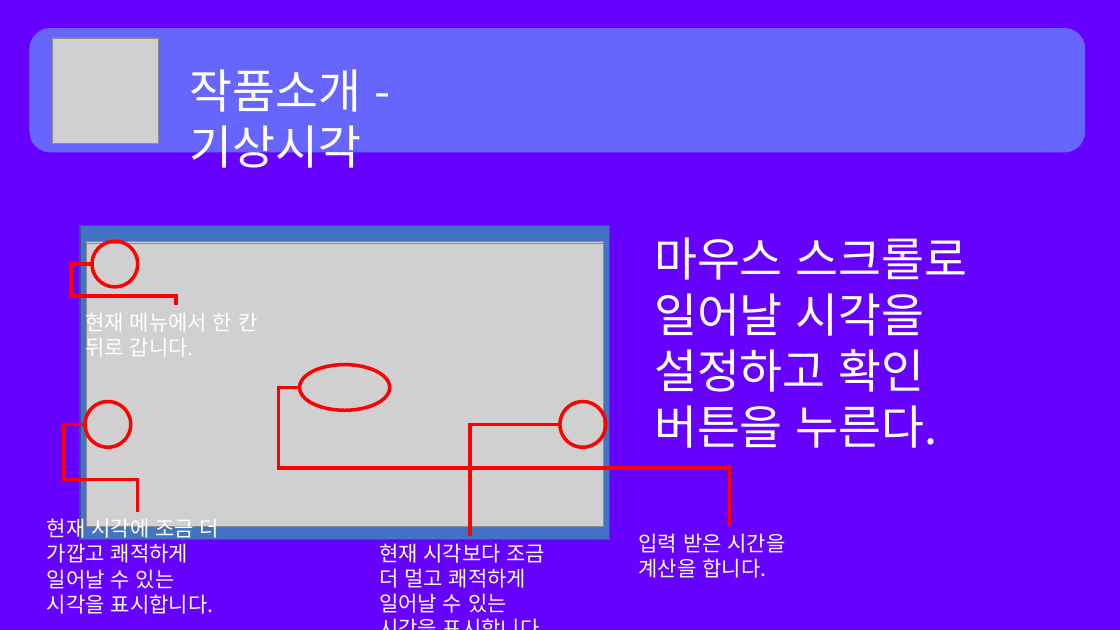
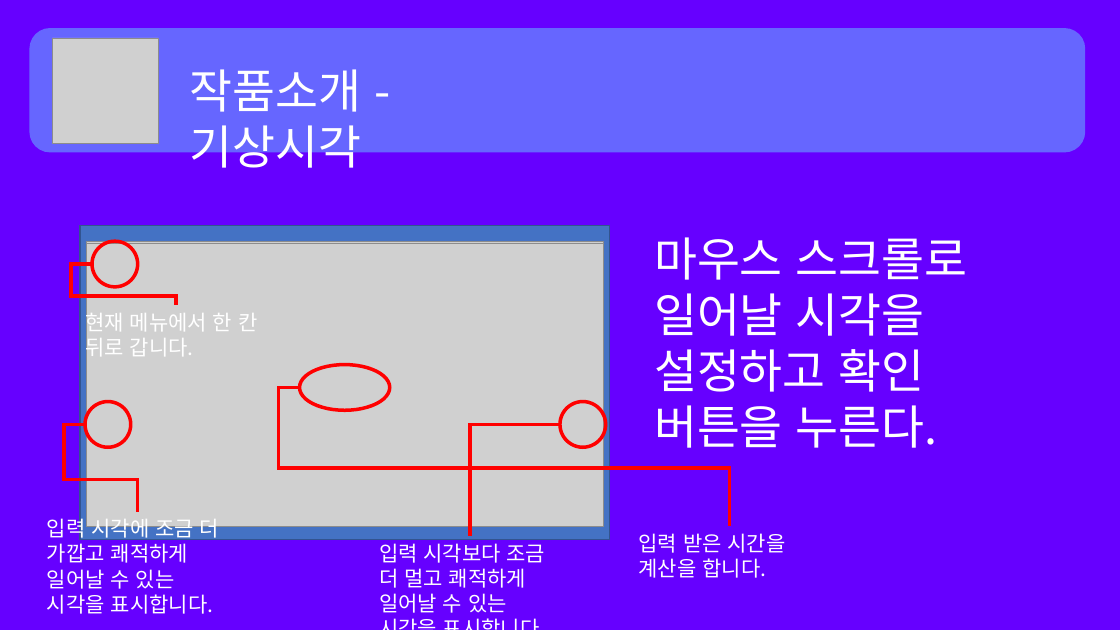
Before and after one commit to akfakf0509/1G2S_Web_Performance_assessment, a slide deck: slide 6 of 선린 수면 도우미 발표자료.pptx. Drawn at 1120x630 pixels with LibreOffice and Linux fonts; fonts in the diff are those of the drawing; grey boxes stand for pictures. Boxes give left, top, right and bottom in pixels: in the first picture for what was removed or moved away, otherwise in the second. Text is boxed around its words. In the diff, an @@ line names an element or a change of style, - is before the commit and + after.

Commit message:
2019.12.02 11.55

```diff
--- a/선린 수면 도우미 발표자료.pptx
+++ b/선린 수면 도우미 발표자료.pptx
@@ text at box(47, 515, 219, 614): text changed @@
-현재 시각에 조금 더 가깝고 쾌적하게 일어날 수 있는 시각을 표시합니다.
+입력 시각에 조금 더 가깝고 쾌적하게 일어날 수 있는 시각을 표시합니다.
@@ text at box(379, 543, 546, 613): text changed @@
-현재 시각보다 조금 더 멀고 쾌적하게 일어날 수 있는 시각을 표시합니다.
+입력 시각보다 조금 더 멀고 쾌적하게 일어날 수 있는 시각을 표시합니다.
```
Also in this commit, not shown: 1 other slide changed.
